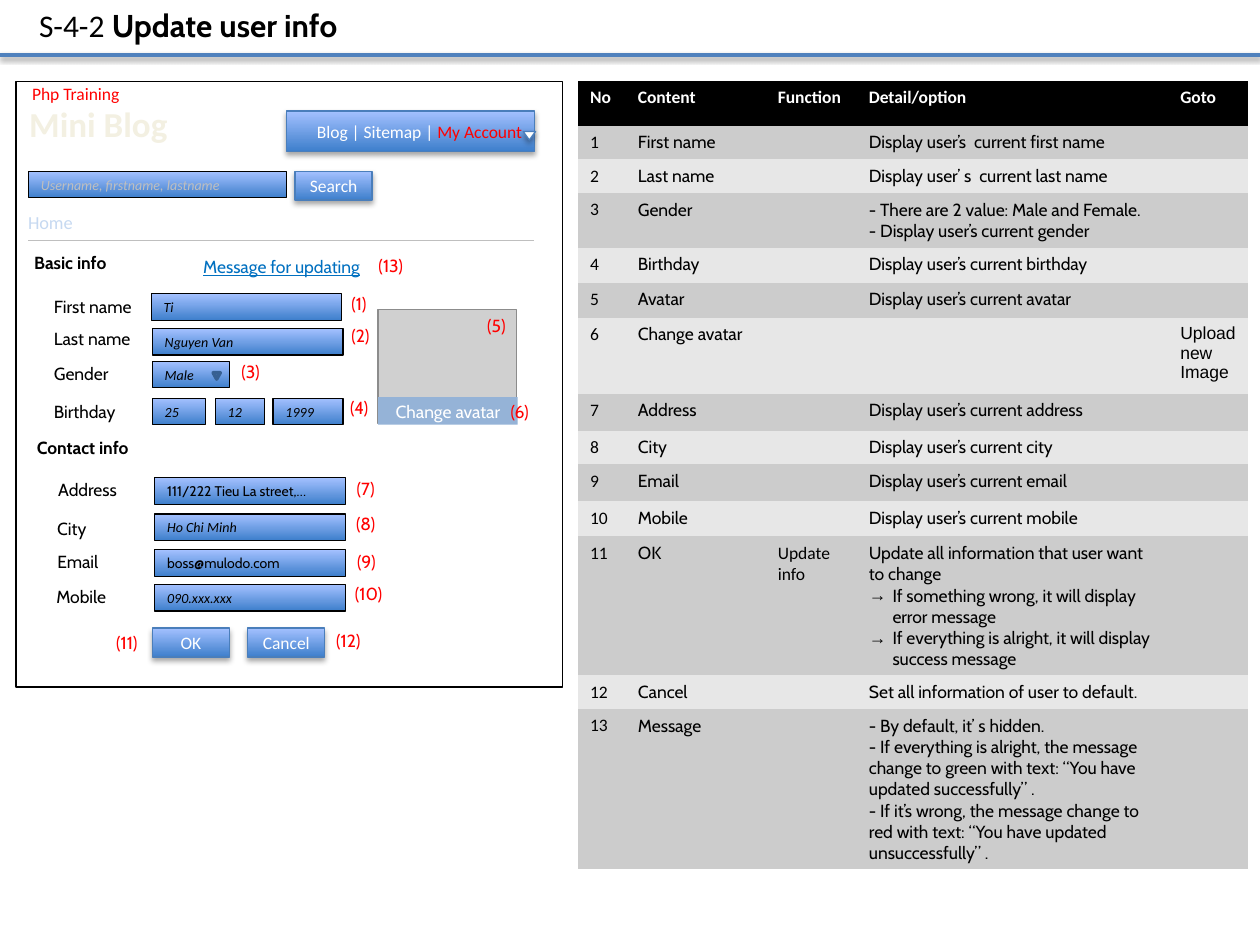
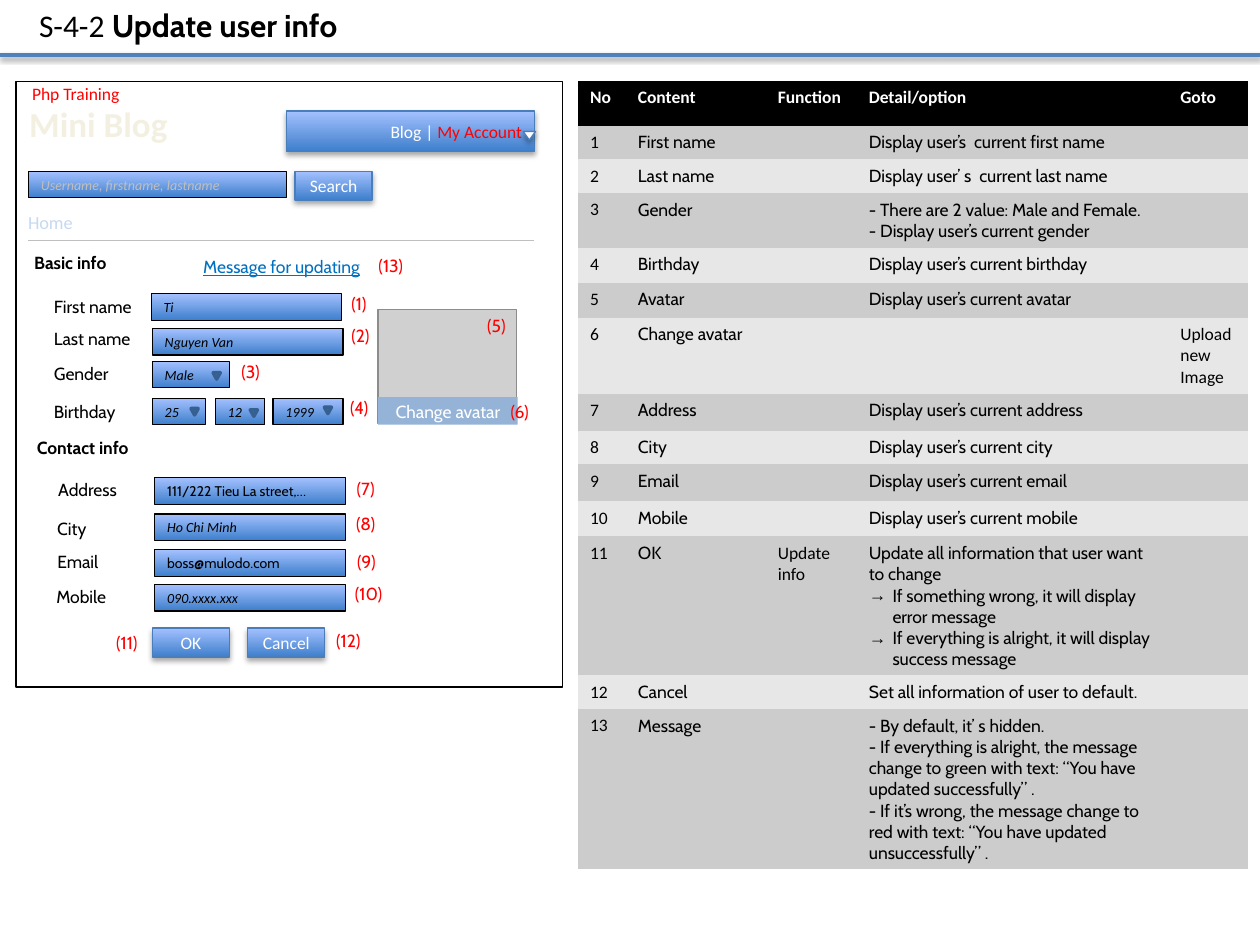
Before and after one commit to truong-vu-mulodo/mini-blog, a slide deck: slide 6 of php/tam-v.anh/doc/detail_design/frontend/wireframe/MiniBlog_Wireframe_Ver_0.1.0.pptx. Drawn at 1260x945 pixels with LibreOffice and Linux fonts; fonts in the diff are those of the drawing; grey boxes stand for pictures. Boxes give left, top, right and bottom in pixels: in the first picture for what was removed or moved away, otherwise in the second. Text is boxed around its words. In the diff, an @@ line names an element or a change of style, - is before the commit and + after.

```diff
--- a/php/tam-v.anh/doc/detail_design/frontend/wireframe/MiniBlog_Wireframe_Ver_0.1.0.pptx
+++ b/php/tam-v.anh/doc/detail_design/frontend/wireframe/MiniBlog_Wireframe_Ver_0.1.0.pptx
@@ table at (577, 81, 1247, 888) @@
@@ font Arial to Calibri in "Upload new Image" @@
@@ text in rectangle at (391, 126, 522, 142): text changed; text colour #FFFFFF to #FF0000 @@
-Blog | Sitemap | My Account
+Blog | My Account
@@ triangle added at (192, 408, 199, 415), fill #4F81BD, outline #376092 2 pt @@
@@ triangle added at (251, 410, 258, 416), fill #4F81BD, outline #376092 2 pt @@
@@ triangle added at (324, 407, 331, 413), fill #4F81BD, outline #376092 2 pt @@
@@ text in rectangle at (167, 591, 238, 603): text changed @@
-090.xxx.xxx
+090.xxxx.xxx
```
Also in this commit, not shown: 6 other slides changed, 9 slides added.
